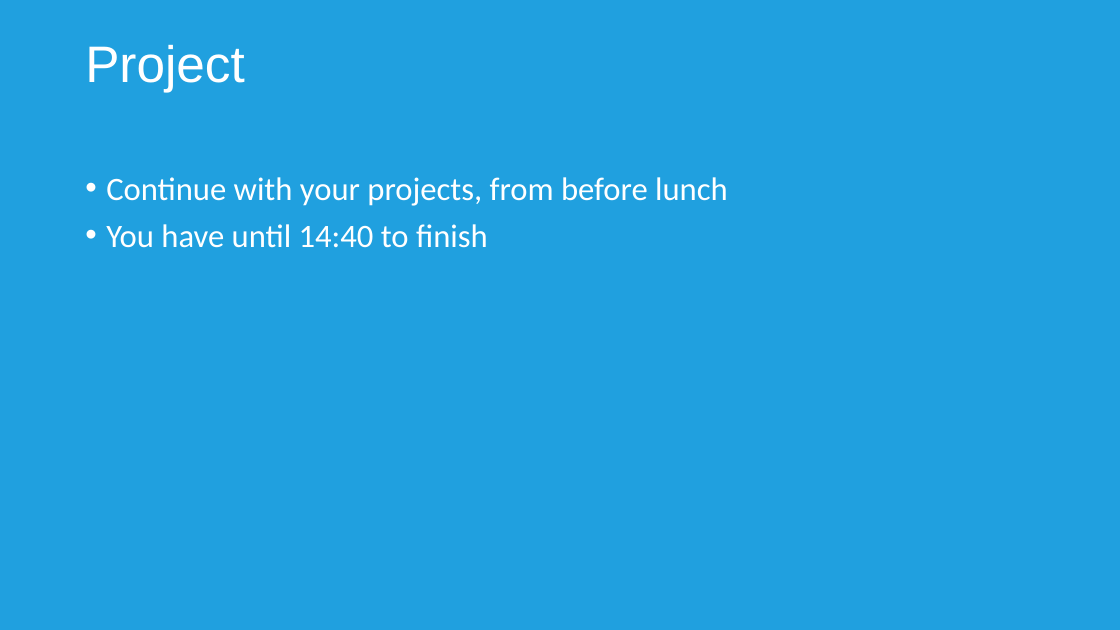
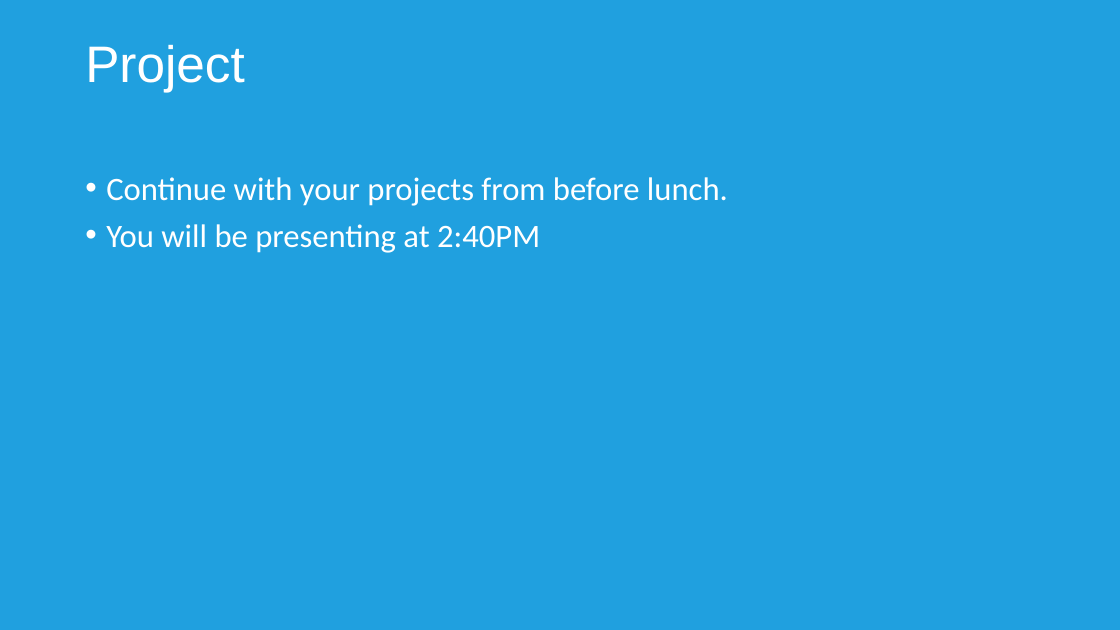
Before and after one commit to UTC-Reading-Salesforce-Student-Group/Salesforce-Introduction-Session, a slide deck: slide 10 of Documents/Salesforce Intro.pptx. Drawn at 1120x630 pixels with LibreOffice and Linux fonts; fonts in the diff are those of the drawing; background and template pictures are left out. Boxes give left, top, right and bottom in pixels: in the first picture for what was removed or moved away, otherwise in the second. Text is boxed around its words. In the diff, an @@ line names an element or a change of style, - is before the commit and + after.

```diff
--- a/Documents/Salesforce Intro.pptx
+++ b/Documents/Salesforce Intro.pptx
@@ text at [106,177,728,253]: text changed @@
-• Continue with your projects, from before lunch
-• You have until 14:40 to finish
+• Continue with your projects from before lunch.
+• You will be presenting at 2:40PM
```
Also in this commit, not shown: 6 other slides changed, 2 slides added, 1 slide removed.
